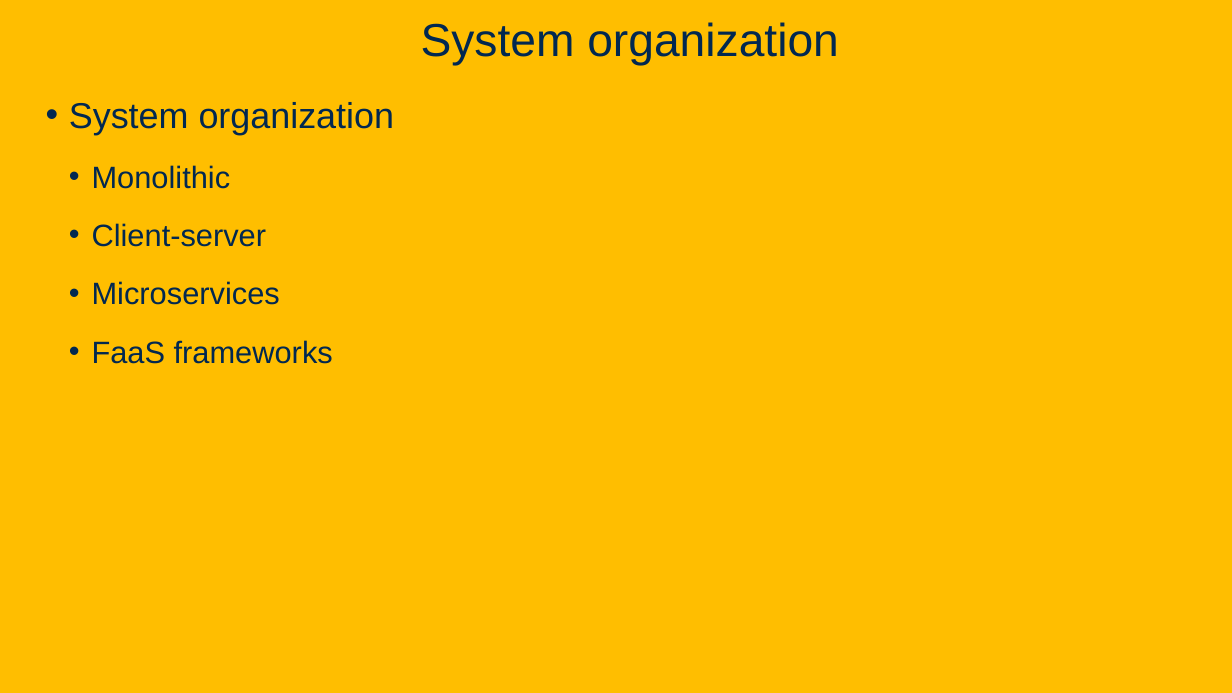
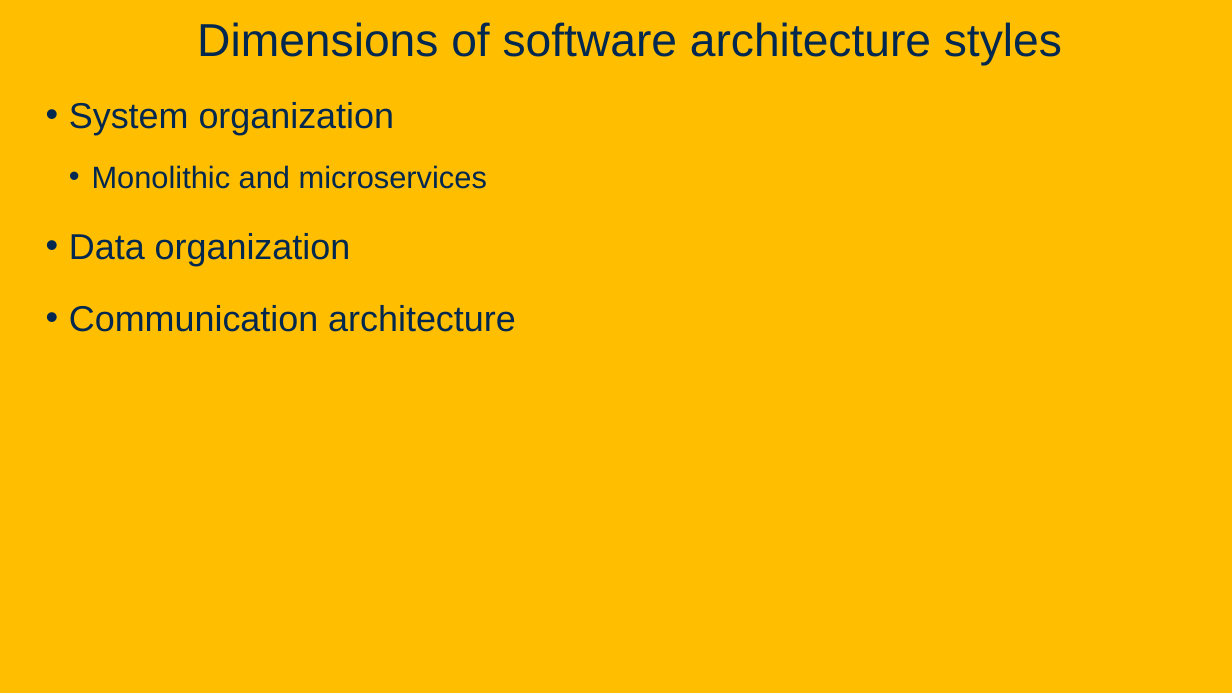
Before and after one commit to davsec-teaching/W26_ECS_160, a slide deck: slide 16 of slides/Microservices.pptx (slide 20 before the commit). Drawn at 1232x693 pixels with LibreOffice and Linux fonts; fonts in the diff are those of the drawing; background and template pictures are left out. Boxes give left, top, right and bottom in pixels: in the first picture for what was removed or moved away, otherwise in the second. Text is boxed around its words. In the diff, an @@ line names an element or a change of style, - is before the commit and + after.

```diff
--- a/slides/Microservices.pptx
+++ b/slides/Microservices.pptx
@@ title at (197,22,1062,66): text changed @@
-System organization
+Dimensions of software architecture styles
@@ text at (69,165,516,332): text changed; size 24 to 28 pt @@
-  • Monolithic
-  • Client-server
-  • Microservices
-  • FaaS frameworks
+  • Monolithic and microservices
+• Data organization
+• Communication architecture
```
Also in this commit, not shown: 2 other slides changed, 15 slides added, 9 slides removed, 3 other files.
